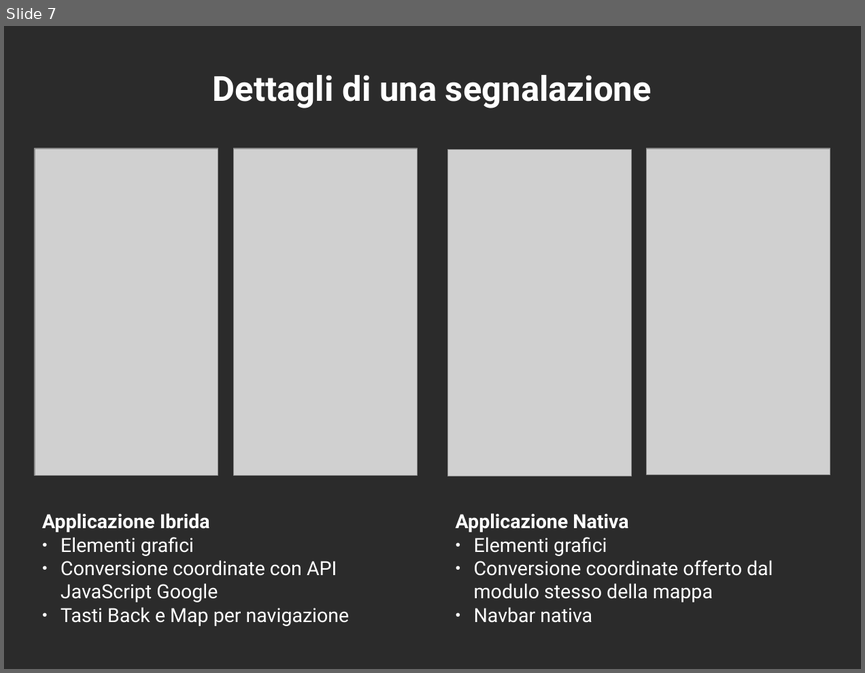
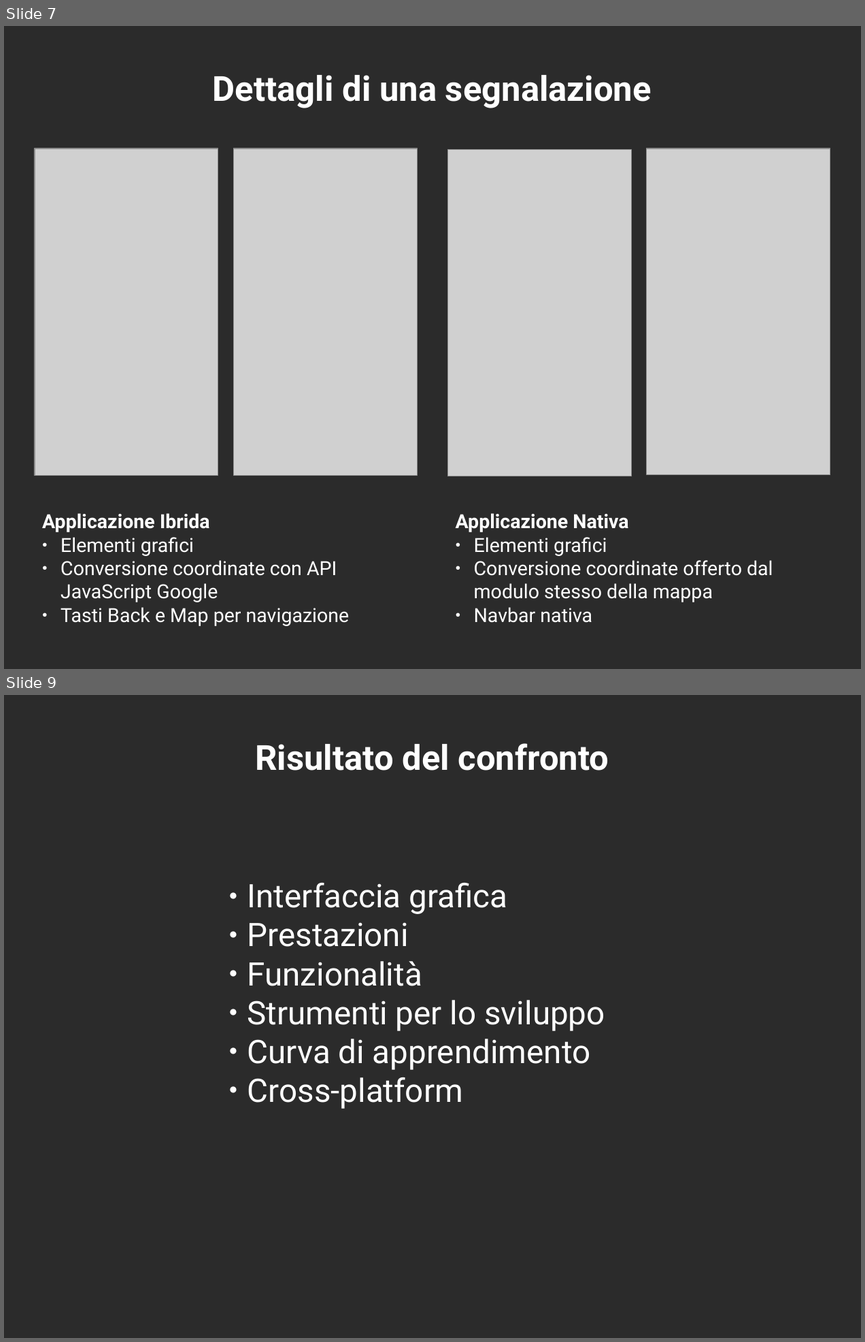
Before and after one commit to mircobe87/tesi-crossplatform, a slide deck: presentazione/presentazione.odp. Shown one above the other, each under a label of ours: slide 7 before the commit, slides 7 and 9 after it; the slides between them are not shown. The pictures are 865x673 and 865x1342 pixels, drawn with LibreOffice and Linux fonts; fonts in the diff are those of the drawing; grey boxes stand for pictures; background and template pictures are left out; a plain dark background stands for a picture behind light text. Boxes give left, top, right and bottom in pixels: in the first picture for what was removed or moved away, otherwise in the second. Text is boxed around its words. In the diff, an @@ line names an element or a change of style, - is before the commit and + after.

```diff
--- a/presentazione/presentazione.odp
+++ b/presentazione/presentazione.odp
@@ slide 9 added at [4, 695, 861, 1338], background picture (left out) @@
@@ title added at [256, 743, 609, 770], 32 pt, text #FFFFFF, bold @@
+Risultato del confronto
@@ text added at [247, 883, 605, 1108], 30 pt, text #FFFFFF @@
+● Interfaccia grafica
+● Prestazioni
+● Funzionalità
+● Strumenti per lo sviluppo
+● Curva di apprendimento
+● Cross-platform
```
Also in this commit, not shown: 1 slide changed, 1 other file.
